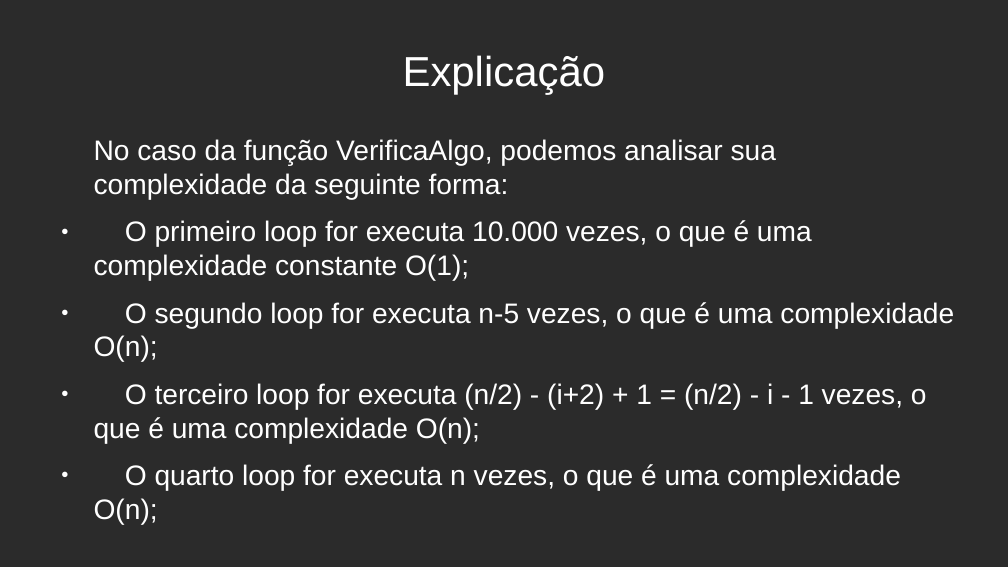
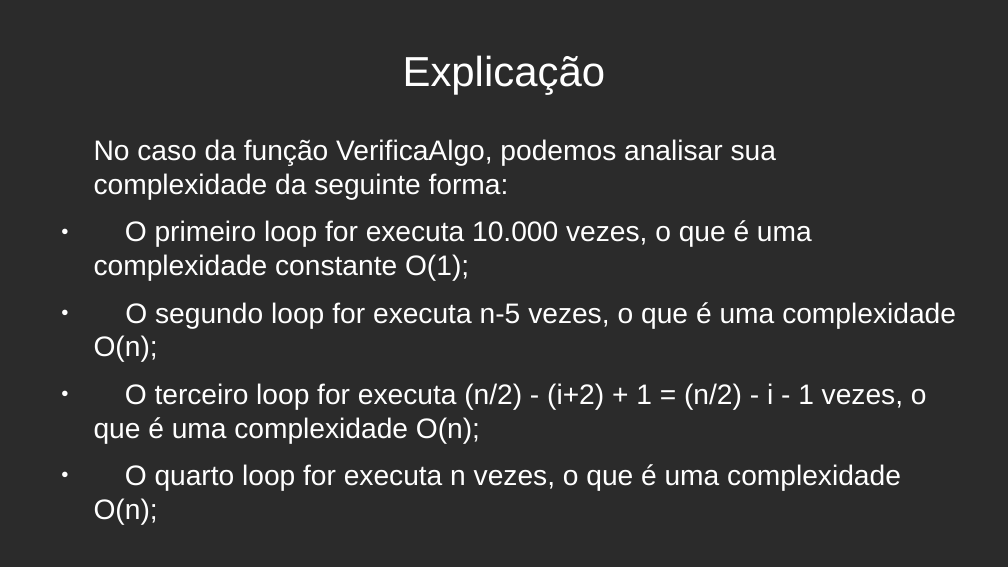
Before and after one commit to eipedrov/PedroVinicius_ws_AA_RR_2023, a slide deck: slide 5 of Apresentacao.odp. Drawn at 1008x567 pixels with LibreOffice and Linux fonts; fonts in the diff are those of the drawing; background and template pictures are left out; a plain dark background stands for a picture behind light text. Boxes give left, top, right and bottom in pixels: in the first picture for what was removed or moved away, otherwise in the second. Text is boxed around its words. In the diff, an @@ line names an element or a change of style, - is before the commit and + after.

```diff
--- a/Apresentacao.odp
+++ b/Apresentacao.odp
@@ text at box(94, 302, 956, 361): alignment left to justified @@
```
Also in this commit, not shown: 3 other slides changed, 3 other files.
